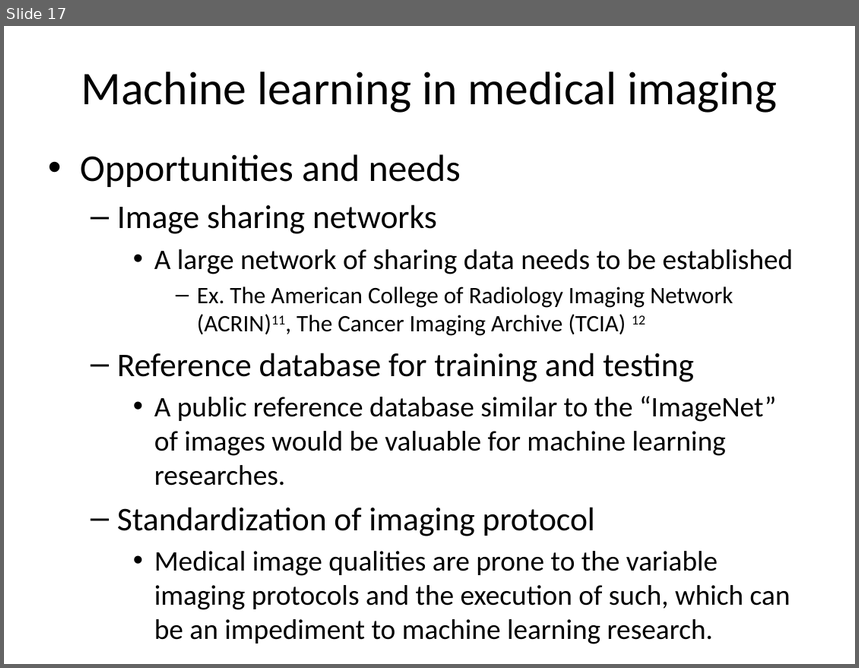
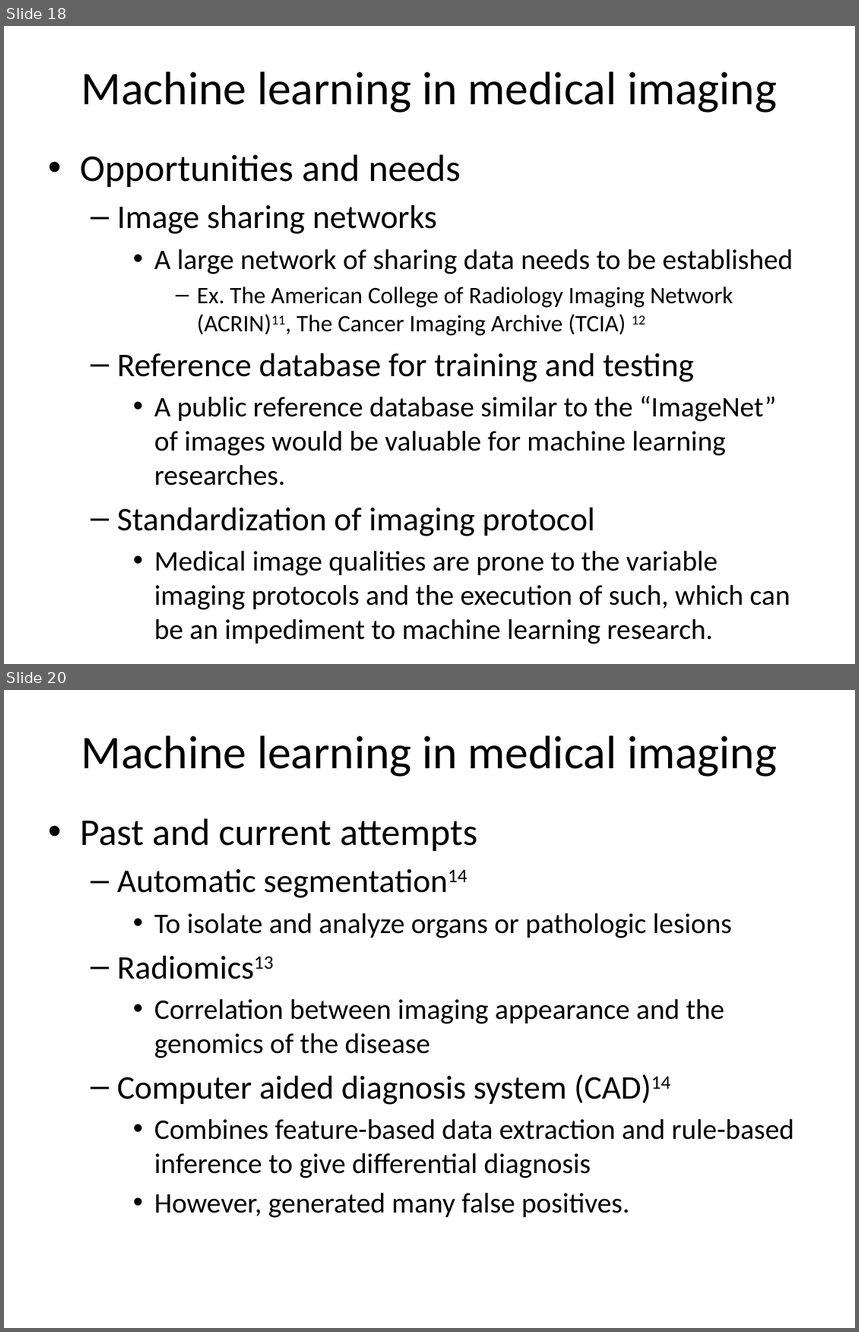
Before and after one commit to WendaZ/PyCharm_data, a slide deck: Machine Learning in Medical Imaging.pptx. Shown one above the other, each under a label of ours: slide 17 before the commit, slides 18 and 20 after it; the slides between them are not shown. The pictures are 859x668 and 859x1332 pixels, drawn with LibreOffice and Linux fonts; fonts in the diff are those of the drawing. Boxes give left, top, right and bottom in pixels: in the first picture for what was removed or moved away, otherwise in the second. Text is boxed around its words. In the diff, an @@ line names an element or a change of style, - is before the commit and + after.

```diff
--- a/Machine Learning in Medical Imaging.pptx
+++ b/Machine Learning in Medical Imaging.pptx
@@ slide 20 added at [4,690,855,1328], background #FFFFFF @@
@@ title added at [82,736,777,777], 39.6 pt, text #000000 @@
+Machine learning in medical imaging
@@ text added at [80,818,794,1218], 24 pt, text #000000 @@
+• Past and current attempts
+  – Automatic segmentation14
+    • To isolate and analyze organs or pathologic lesions
+  – Radiomics13
+    • Correlation between imaging appearance and the genomics of the disease
+  – Computer aided diagnosis system (CAD)14
+    • Combines feature-based data extraction and rule-based inference to give differential diagnosis
+    • However, generated many false positives.
@@ what was slide 17 is now slide 18 @@
```
Also in this commit, not shown: 4 slides changed, 3 other slides added.
